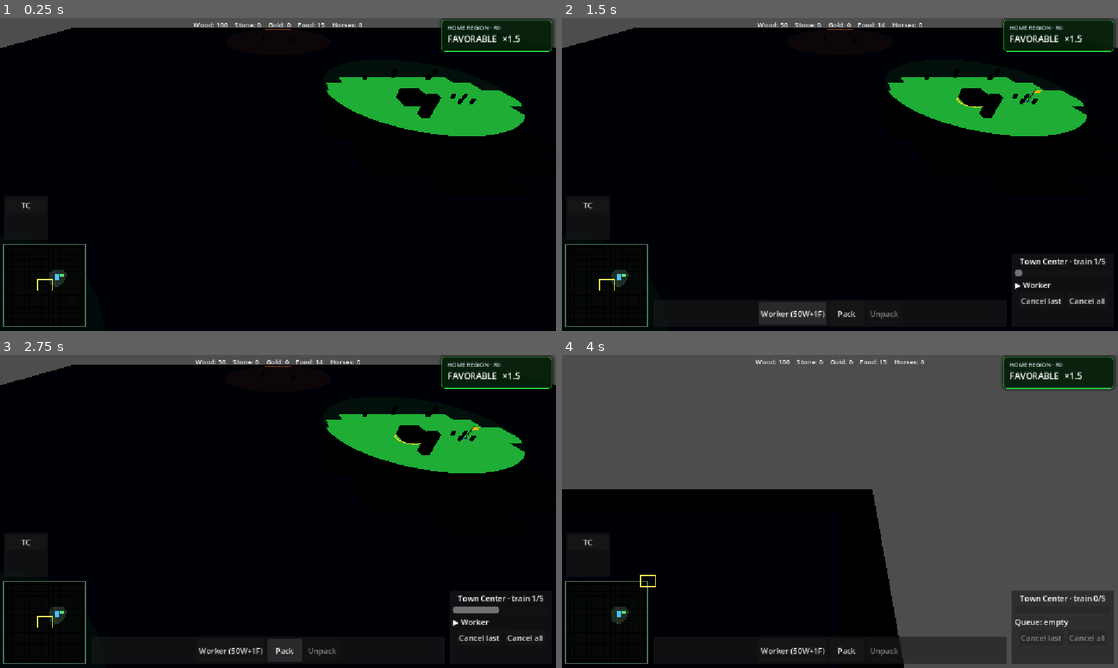
Above: before the commit, frames 1-4 (two rows, left to right).
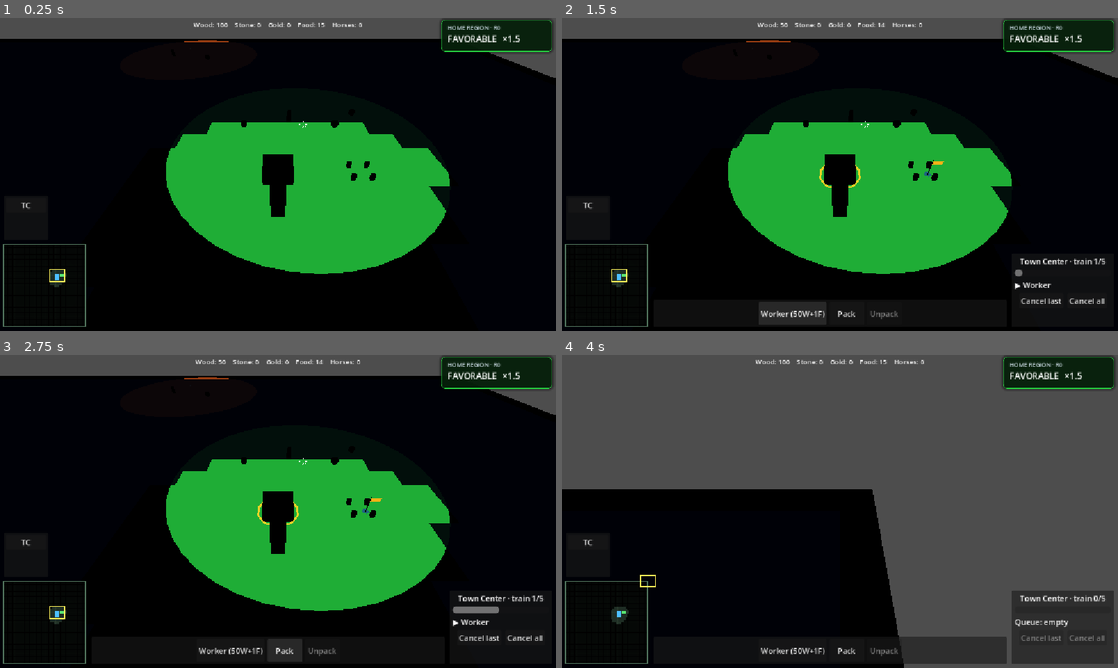
Above: after the commit, the same moments.

Repository: Ferrum-t/RTS-Game
Game: Godot game, scene res://Scenes/World/World.tscn
Two runs of this game, one before a commit and one after it. Both use one fixed random seed, a clock stepped at 60 frames per second and the inputs below.
Inputs (mouse positions are in pixels of both pictures, inside the frame that each line leads up to):
- Up to frame 1 (0.25 s): no input
- Up to frame 2 (1.5 s): click "TC" at 0.5 s; click "Worker (50W+1F)" at 1.25 s
- Up to frame 3 (2.75 s): click "Pack" at 2 s
- Up to frame 4 (4 s): click "Cancel last" at 2.75 s; drag from (606, 621) to (895, 442) at 3.52 s

The runs differ from the first frame. In frame 1, 26% of the frame differs, in the area x 0-100%, y 3-88%; in frame 2, 26%; in frame 3, 26%; in frame 4, nothing differs.

Commit message:
Camera starts on player TC; units face move direction

Diff:
--- a/Scripts/Camera/camera_rts.gd
+++ b/Scripts/Camera/camera_rts.gd
@@ -17,9 +17,42 @@
 @export var map_min_z: float = -95.0
 @export var map_max_z: float = 95.0
 
+## Player team for start focus (Warcraft-style).
+@export var player_team_id: int = 0
+
 @export var camera: Camera3D
 
 var rotating := false
+
+
+func _ready() -> void:
+	# Defer so BuildingManager has registered player TC.
+	call_deferred("_focus_player_town_center")
+
+
+func _focus_player_town_center() -> void:
+	var bm := get_node_or_null("/root/BuildingManager")
+	if bm == null:
+		return
+	var tc: Node3D = null
+	if bm.has_method("get_nearest_town_center"):
+		# Any player TC near origin; first registered is fine for start.
+		tc = bm.get_nearest_town_center(Vector3.ZERO, player_team_id)
+	if tc == null or not is_instance_valid(tc):
+		# Fallback: scan registered list if exposed.
+		var list: Array = bm.get("town_centers") if "town_centers" in bm else []
+		for b in list:
+			if b != null and is_instance_valid(b) and int(b.get("team_id")) == player_team_id:
+				tc = b
+				break
+	if tc == null or not is_instance_valid(tc):
+		return
+	var p: Vector3 = tc.global_position
+	global_position.x = p.x
+	global_position.z = p.z
+	_clamp_to_map()
+	if OS.is_debug_build():
+		print("[CAMERA] start focus on ", tc.name, " at (", snappedf(p.x, 0.1), ", ", snappedf(p.z, 0.1), ")")
 
 
 func _process(delta):
--- a/Scripts/Components/MovementComponent.gd
+++ b/Scripts/Components/MovementComponent.gd
@@ -294,6 +294,7 @@
 	else:
 		owner.velocity.x = desired.x
 		owner.velocity.z = desired.z
+		_face_move_dir(owner.velocity)
 		owner.move_and_slide()
 
 
@@ -307,6 +308,7 @@
 		return
 	owner.velocity.x = safe_velocity.x
 	owner.velocity.z = safe_velocity.z
+	_face_move_dir(owner.velocity)
 	owner.move_and_slide()
 
 
@@ -320,6 +322,7 @@
 	status = Status.MOVING
 	owner.velocity.x = direction.x * owner.move_speed
 	owner.velocity.z = direction.z * owner.move_speed
+	_face_move_dir(owner.velocity)
 	owner.move_and_slide()
 
 
@@ -353,6 +356,17 @@
 	status = Status.FAILED
 	if agent and agent.avoidance_enabled:
 		agent.set_velocity(Vector3.ZERO)
+
+
+func _face_move_dir(vel: Vector3) -> void:
+	if owner == null or not is_instance_valid(owner):
+		return
+	var d := Vector3(vel.x, 0.0, vel.z)
+	if d.length_squared() < 0.0004:
+		return
+	d = d.normalized()
+	# Model forward = -Z (Godot default). Ready for 3D mesh import.
+	owner.rotation.y = atan2(-d.x, -d.z)
 
 
 func _separation() -> Vector3:
